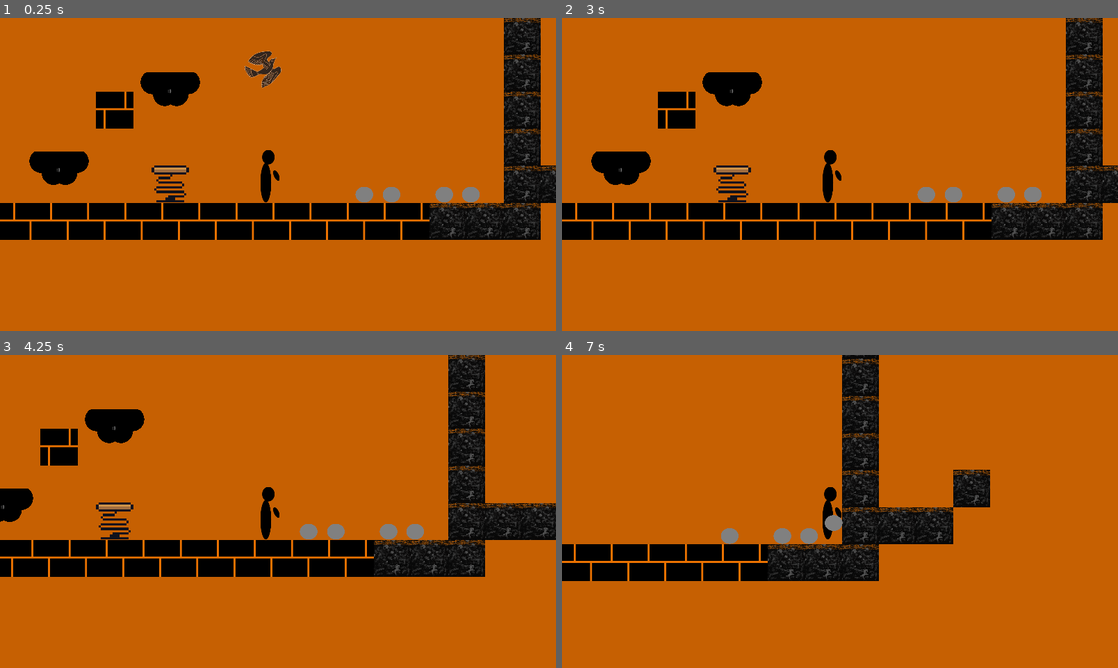
Above: before the commit, frames 1-4 (two rows, left to right).
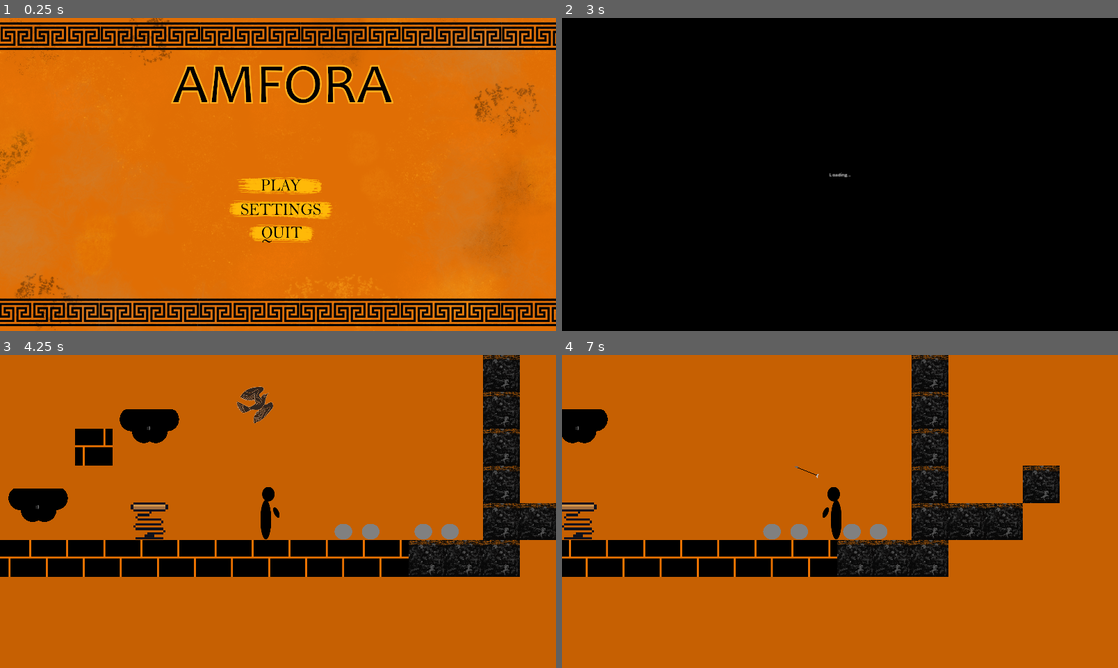
Above: after the commit, the same moments.

Repository: franmatijevic/GreekPlatformer
Game: Godot game, scene res://src/ui/main_menu.tscn
The game is run twice, just before and just after one commit, with the same random seed, the same clock (stepped at 60 frames per second) and the same inputs. Before the commit the project starts from res://src/levels/test_level.tscn. The engine's default icon, where the game draws it, is replaced by a stand-in: a white triangle on a blue panel in a dark square.
Inputs (mouse positions are in pixels of both pictures, inside the frame that each line leads up to):
- Up to frame 1 (0.25 s): no input
- Up to frame 2 (3 s): click (840, 208) at 0.52 s; click (840, 187) at 1.25 s, where only the run after the commit has a clickable "Back"; click (840, 187) at 2.02 s; click (840, 177) at 2.75 s, where only the run after the commit has a clickable "New Game"
- Up to frame 3 (4.25 s): tap Enter at 3.5 s; hold D (right) from 3.53 s (still down); tap Q (drop_item) at 3.6 s; tap W (up) at 3.77 s
- Up to frame 4 (7 s): tap Space (pickThrow) at 4.35, 6.6 s; tap W (up) at 4.52, 6.02, 6.77 s; release D (right) at 5.03 s; hold A (left) 5.03-5.78 s; tap F (shoot) at 5.1 s; hold D (right) from 5.78 s (still down); tap Q (drop_item) at 5.85 s

The runs differ from the first frame. In frame 1, 82% of the frame differs, in the area x 0-100%, y 0-100%; in frame 2, 85%; in frame 3, 15%; in frame 4, 18%.

Commit message:
Added Main menu v1.0
- dodan novi izgled main menua

Diff:
--- a/greekplatformer/project.godot
+++ b/greekplatformer/project.godot
@@ -11,7 +11,7 @@
 [application]
 
 config/name="GreekPlatformer"
-run/main_scene="res://src/levels/test_level.tscn"
+run/main_scene="res://src/ui/main_menu.tscn"
 config/features=PackedStringArray("4.3", "Forward Plus")
 run/max_fps=60
 config/icon="res://icon.svg"
--- a/greekplatformer/src/ui/main_menu.gd
+++ b/greekplatformer/src/ui/main_menu.gd
@@ -9,21 +9,20 @@
 	get_node("options").get_node(option_name).set_visible(true)
 	get_node("options").get_node(option_name).visible=true
 
+func _on_new_game_pressed() -> void:
+	SceneLoader.load_scene(new_game)
+
+func _on_continue_pressed() -> void: # continue the saved file
+	pass # Replace with function body.
+
 func _on_quit_pressed() -> void:
 	get_tree().quit()
+
+func _on_play_pressed() -> void:
+	open_menu("playOptions")
 
 func _on_settings_pressed() -> void:
 	open_menu("settings")
 
 func _on_back_to_main_pressed() -> void:
 	open_menu("main")
-
-func _on_play_pressed() -> void:
-	open_menu("playOptions")
-
-
-func _on_new_game_pressed() -> void:
-	SceneLoader.load_scene(new_game)
-
-func _on_continue_pressed() -> void: # continue the saved file
-	pass # Replace with function body.
--- a/greekplatformer/src/ui/main_menu.tscn
+++ b/greekplatformer/src/ui/main_menu.tscn
@@ -1,18 +1,25 @@
-[gd_scene load_steps=2 format=3 uid="uid://dco3s4m4j7w1o"]
+[gd_scene load_steps=12 format=3 uid="uid://dco3s4m4j7w1o"]
 
 [ext_resource type="Script" path="res://src/ui/main_menu.gd" id="1_eabs3"]
+[ext_resource type="Texture2D" uid="uid://cmiydfrchvqql" path="res://src/ui/mainMenuArt/Background.png" id="2_ao73r"]
+[ext_resource type="Texture2D" uid="uid://cifve0xbmfu3t" path="res://src/ui/mainMenuArt/Play button.png" id="3_rke07"]
+[ext_resource type="Texture2D" uid="uid://ccmoy00cud26p" path="res://src/ui/mainMenuArt/Settings button.png" id="4_8yer6"]
+[ext_resource type="Texture2D" uid="uid://cxk5lneqsbtgs" path="res://src/ui/mainMenuArt/Play button pressed.png" id="4_b3wlv"]
+[ext_resource type="Texture2D" uid="uid://cjpyco0dsee2x" path="res://src/ui/mainMenuArt/Quit button.png" id="4_r4jp0"]
+[ext_resource type="Texture2D" uid="uid://elybev3b5o5o" path="res://src/ui/mainMenuArt/Play button selected.png" id="5_j014t"]
+[ext_resource type="Texture2D" uid="uid://cymmk5482v6gr" path="res://src/ui/mainMenuArt/Settings button pressed.png" id="6_3qgnv"]
+[ext_resource type="Texture2D" uid="uid://co6gtk84ce2dl" path="res://src/ui/mainMenuArt/Quit button pressed.png" id="8_ows5f"]
+[ext_resource type="Texture2D" uid="uid://c1ln1i52umsur" path="res://src/ui/mainMenuArt/Settings button selected.png" id="8_uukgq"]
+[ext_resource type="Texture2D" uid="uid://buch2t71iisfs" path="res://src/ui/mainMenuArt/Quit button selected.png" id="11_cey1q"]
 
 [node name="mainMenu" type="Node2D"]
 script = ExtResource("1_eabs3")
 
+[node name="Background" type="Sprite2D" parent="."]
+position = Vector2(72, 31)
+texture = ExtResource("2_ao73r")
+
 [node name="Camera2D" type="Camera2D" parent="."]
-
-[node name="Title" type="Label" parent="."]
-offset_left = -64.0
-offset_top = -72.0
-offset_right = 71.0
-offset_bottom = -49.0
-text = "Greek platformer"
 
 [node name="options" type="Control" parent="."]
 layout_mode = 3
@@ -28,25 +35,31 @@
 
 [node name="FlowContainer" type="FlowContainer" parent="options/main"]
 layout_mode = 0
-offset_left = -32.0
-offset_right = 38.0
-offset_bottom = 101.0
+offset_left = -186.0
+offset_right = 250.0
+offset_bottom = 266.0
 
 [node name="HFlowContainer" type="HFlowContainer" parent="options/main/FlowContainer"]
 layout_mode = 2
 alignment = 1
 
-[node name="Play" type="Button" parent="options/main/FlowContainer/HFlowContainer"]
+[node name="Play" type="TextureButton" parent="options/main/FlowContainer/HFlowContainer"]
 layout_mode = 2
-text = "Play"
+texture_normal = ExtResource("3_rke07")
+texture_pressed = ExtResource("4_b3wlv")
+texture_hover = ExtResource("5_j014t")
 
-[node name="Settings" type="Button" parent="options/main/FlowContainer/HFlowContainer"]
+[node name="Settings" type="TextureButton" parent="options/main/FlowContainer/HFlowContainer"]
 layout_mode = 2
-text = "Settings"
+texture_normal = ExtResource("4_8yer6")
+texture_pressed = ExtResource("6_3qgnv")
+texture_hover = ExtResource("8_uukgq")
 
-[node name="Quit" type="Button" parent="options/main/FlowContainer/HFlowContainer"]
+[node name="Quit" type="TextureButton" parent="options/main/FlowContainer/HFlowContainer"]
 layout_mode = 2
-text = "Quit"
+texture_normal = ExtResource("4_r4jp0")
+texture_pressed = ExtResource("8_ows5f")
+texture_hover = ExtResource("11_cey1q")
 
 [node name="settings" type="Control" parent="options"]
 visible = false
Binary file added: greekplatformer/src/ui/mainMenuArt/Background.png
Not shown, added: greekplatformer/src/ui/mainMenuArt/Background.png.import
Binary file added: greekplatformer/src/ui/mainMenuArt/Play button pressed.png
Not shown, added: greekplatformer/src/ui/mainMenuArt/Play button pressed.png.import
Binary file added: greekplatformer/src/ui/mainMenuArt/Play button selected.png
Not shown, added: greekplatformer/src/ui/mainMenuArt/Play button selected.png.import
Binary file added: greekplatformer/src/ui/mainMenuArt/Play button.png
Not shown, added: greekplatformer/src/ui/mainMenuArt/Play button.png.import
Binary file added: greekplatformer/src/ui/mainMenuArt/Quit button pressed.png
Not shown, added: greekplatformer/src/ui/mainMenuArt/Quit button pressed.png.import
Binary file added: greekplatformer/src/ui/mainMenuArt/Quit button selected.png
Not shown, added: greekplatformer/src/ui/mainMenuArt/Quit button selected.png.import
(and 8 more such lines)
